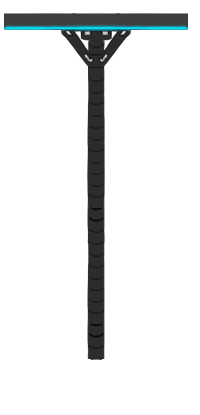
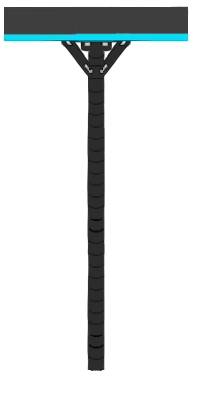
Revision of a layered 200 × 415 image; what changed, layer by layer:
renamed "Calque 9" to "Calque 15", painted on it over [3, 6, 77, 41]
painted on "Calque 8" over [61, 30, 89, 79]
renamed "Calque 6" to "Calque 14", painted on it over [114, 6, 189, 41]
painted on "Calque 7" over [103, 30, 131, 79]
painted on "Calque 5" over [70, 6, 127, 371]
